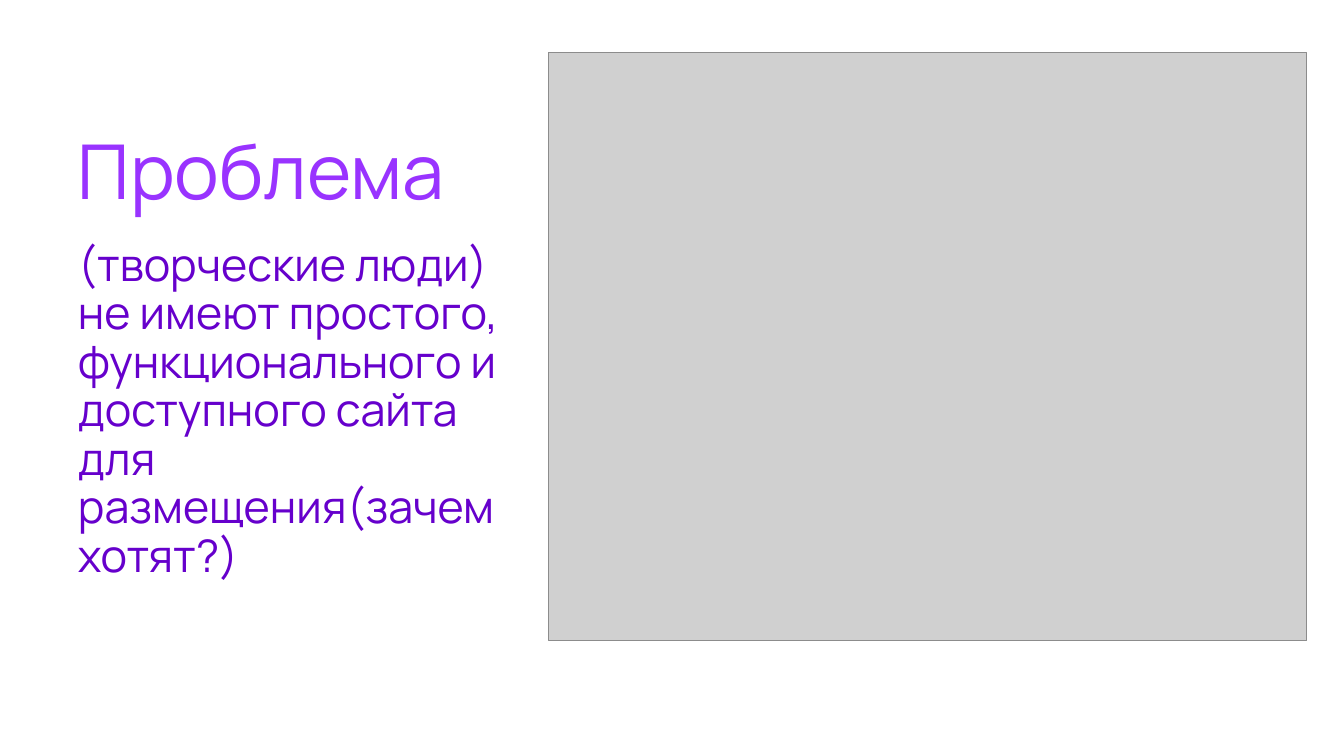
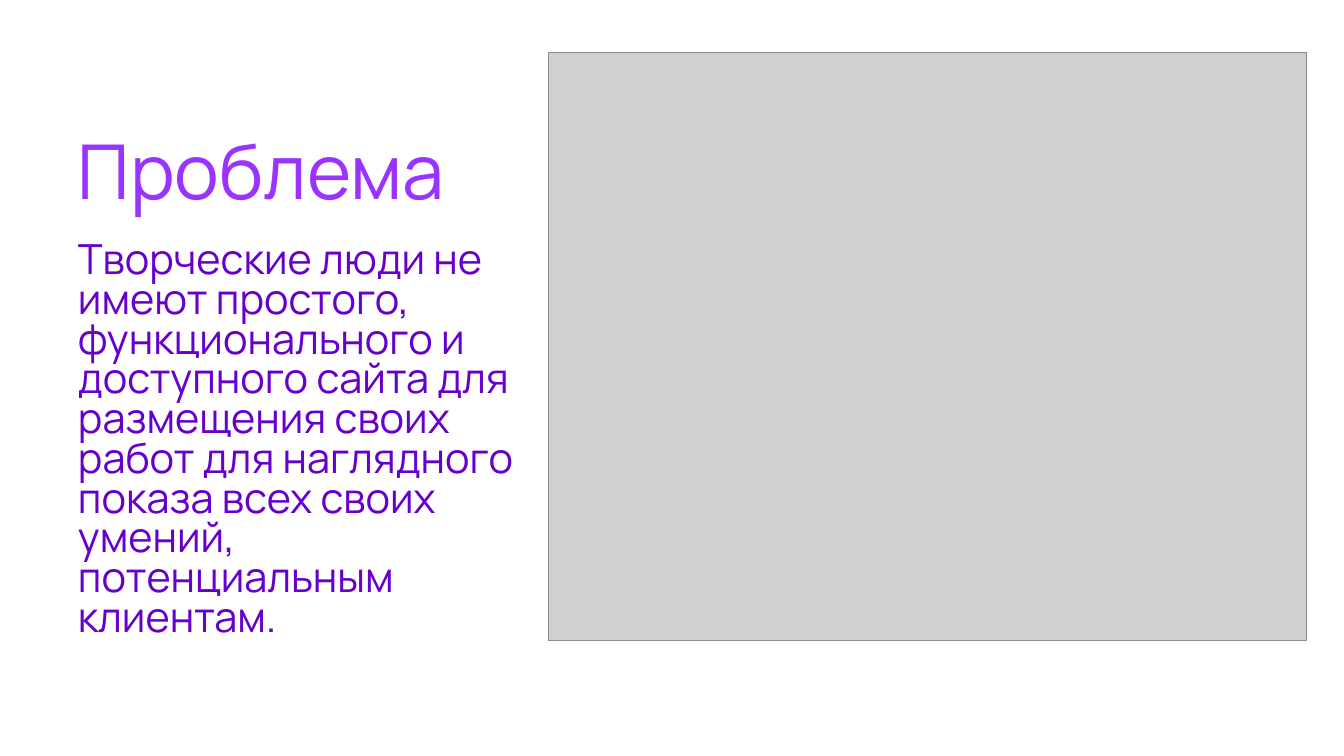
Before and after one commit to limurSC/WebProject, a slide deck: slide 2 of Аналитика/Проект — копия.pptx. Drawn at 1344x756 pixels with LibreOffice and Linux fonts; fonts in the diff are those of the drawing; grey boxes stand for pictures. Boxes give left, top, right and bottom in pixels: in the first picture for what was removed or moved away, otherwise in the second. Text is boxed around its words. In the diff, an @@ line names an element or a change of style, - is before the commit and + after.

```diff
--- a/Аналитика/Проект — копия.pptx
+++ b/Аналитика/Проект — копия.pptx
@@ text at bbox=[78, 244, 513, 633]: text changed; size 32 to 29.6 pt @@
-(творческие люди) не имеют простого, функционального и доступного сайта для размещения(зачем хотят?)
+Творческие люди не имеют простого, функционального и доступного сайта для размещения своих работ для наглядного показа всех своих умений, потенциальным клиентам.
```
Also in this commit, not shown: 1 other file.
